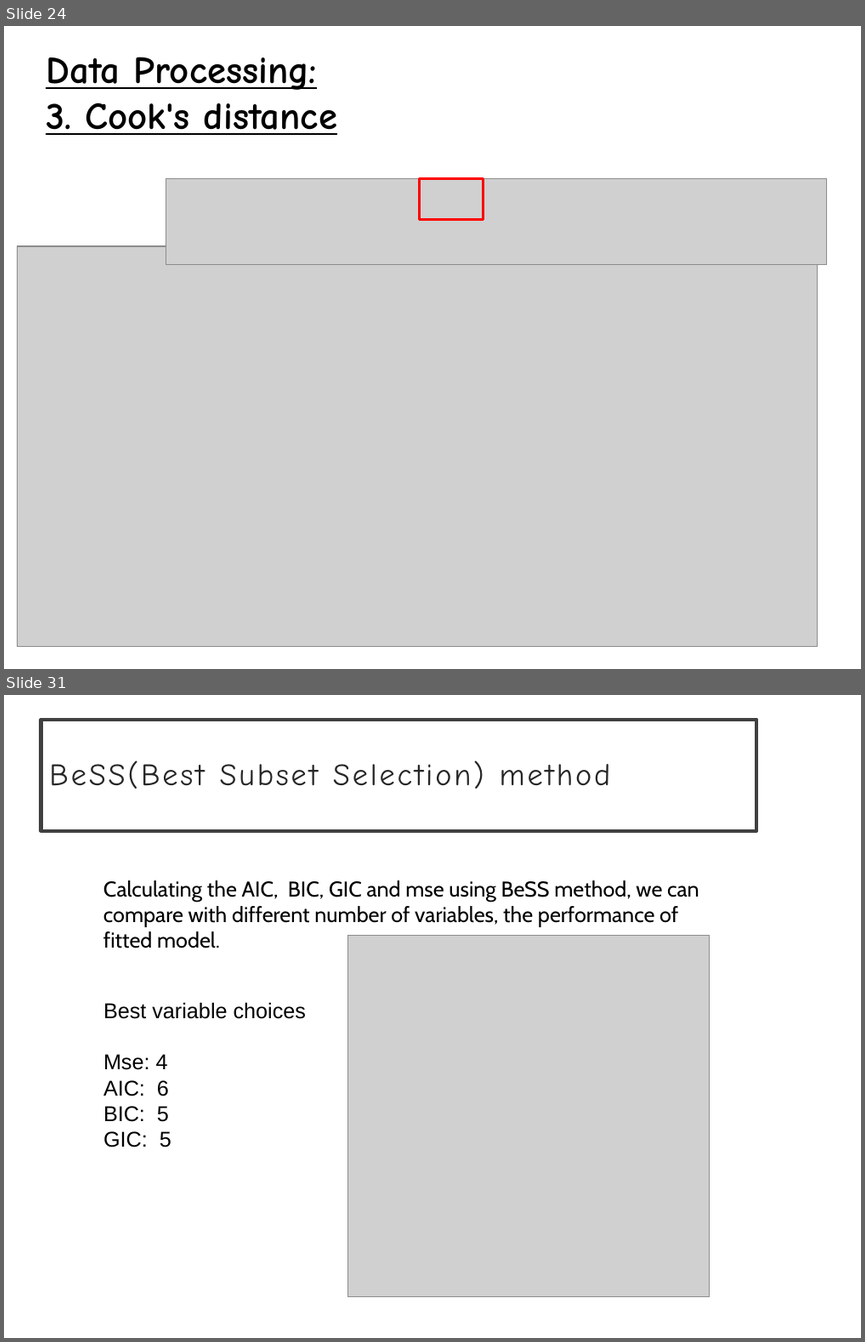
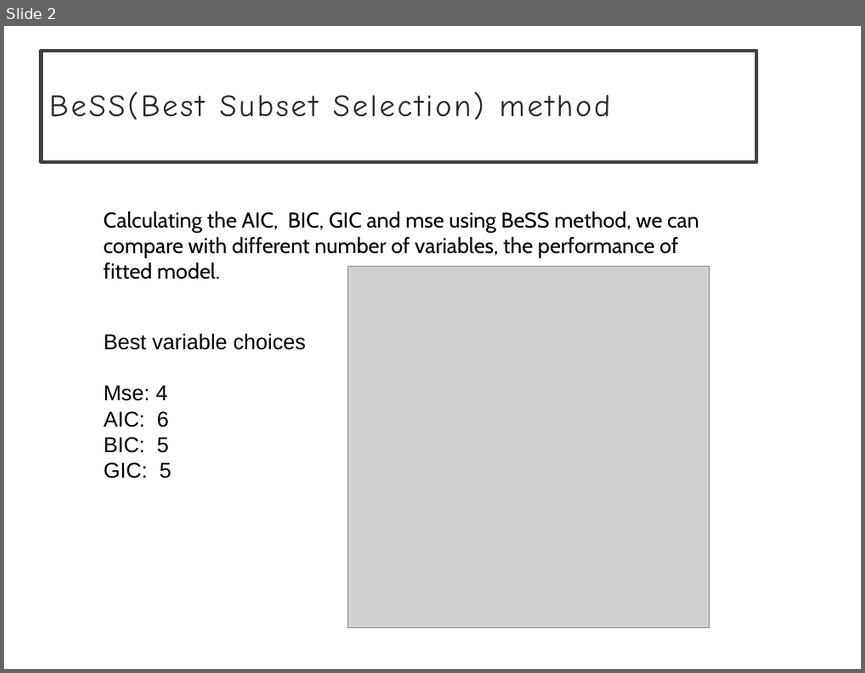
Before and after one commit to MjolnirT/UW-STAT628-M2, a slide deck: slide - Hao.pptx. Shown one above the other, each under a label of ours: slides 24 and 31 before the commit, slide 2 after it; the slides between them are not shown. The pictures are 865x1342 and 865x673 pixels, drawn with LibreOffice and Linux fonts; fonts in the diff are those of the drawing; grey boxes stand for pictures. Boxes give left, top, right and bottom in pixels: in the first picture for what was removed or moved away, otherwise in the second. Text is boxed around its words. In the diff, an @@ line names an element or a change of style, - is before the commit and + after.

```diff
--- a/slide - Hao.pptx
+++ b/slide - Hao.pptx
@@ slide 24 removed at (4, 26, 861, 669), background #FFFFFF @@
@@ text removed at (46, 57, 337, 135) @@
-Data Processing:
-3. Cook's distance
@@ picture removed at (166, 178, 827, 265) @@
@@ rectangle removed at (419, 178, 483, 219) @@
@@ picture removed at (18, 246, 817, 646) @@
@@ what was slide 31 is now slide 2 @@
```
Also in this commit, not shown: 1 slide changed, 1 slide added, 28 other slides removed.
